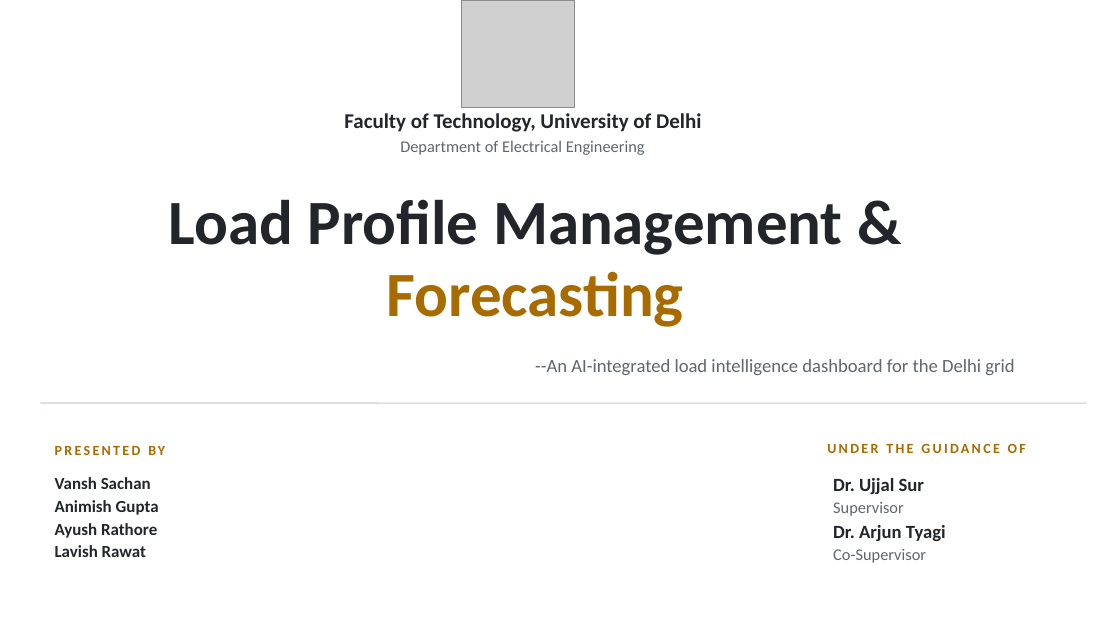
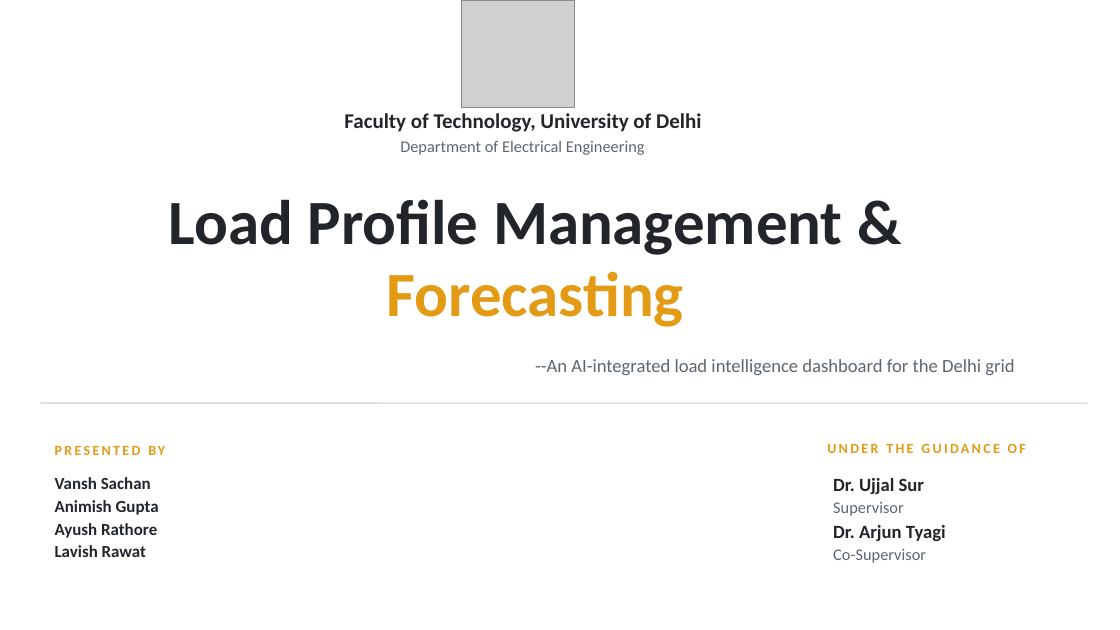
Before and after one commit to Vansh-lab/lpmf, a slide deck: slide 1 of docs/LPMF_Project_Presentation.pptx. Drawn at 1120x630 pixels with LibreOffice and Linux fonts; fonts in the diff are those of the drawing; grey boxes stand for pictures. Boxes give left, top, right and bottom in pixels: in the first picture for what was removed or moved away, otherwise in the second. Text is boxed around its words. In the diff, an @@ line names an element or a change of style, - is before the commit and + after.

```diff
--- a/docs/LPMF_Project_Presentation.pptx
+++ b/docs/LPMF_Project_Presentation.pptx
@@ text at <box>387,271,684,327</box>: text colour #A86B00 to #E39B16 in "Forecasting" @@
@@ text "PRESENTED BY" at <box>55,446,165,455</box>: text colour #A86B00 to #E39B16 @@
@@ text "UNDER THE GUIDANCE OF" at <box>827,444,1026,453</box>: text colour #A86B00 to #E39B16 @@
```
Also in this commit, not shown: 10 other slides changed, 27 other files.
